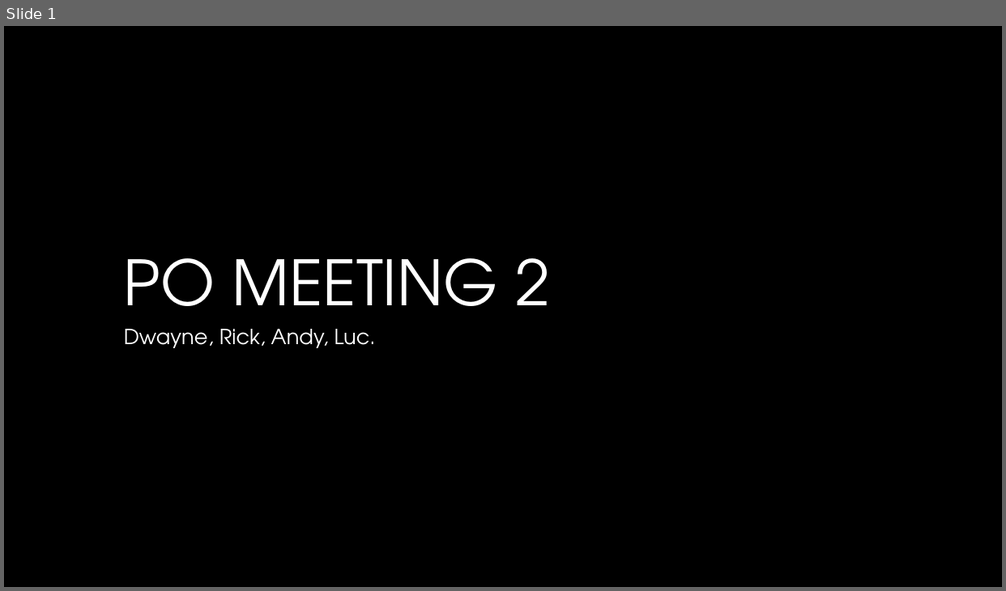
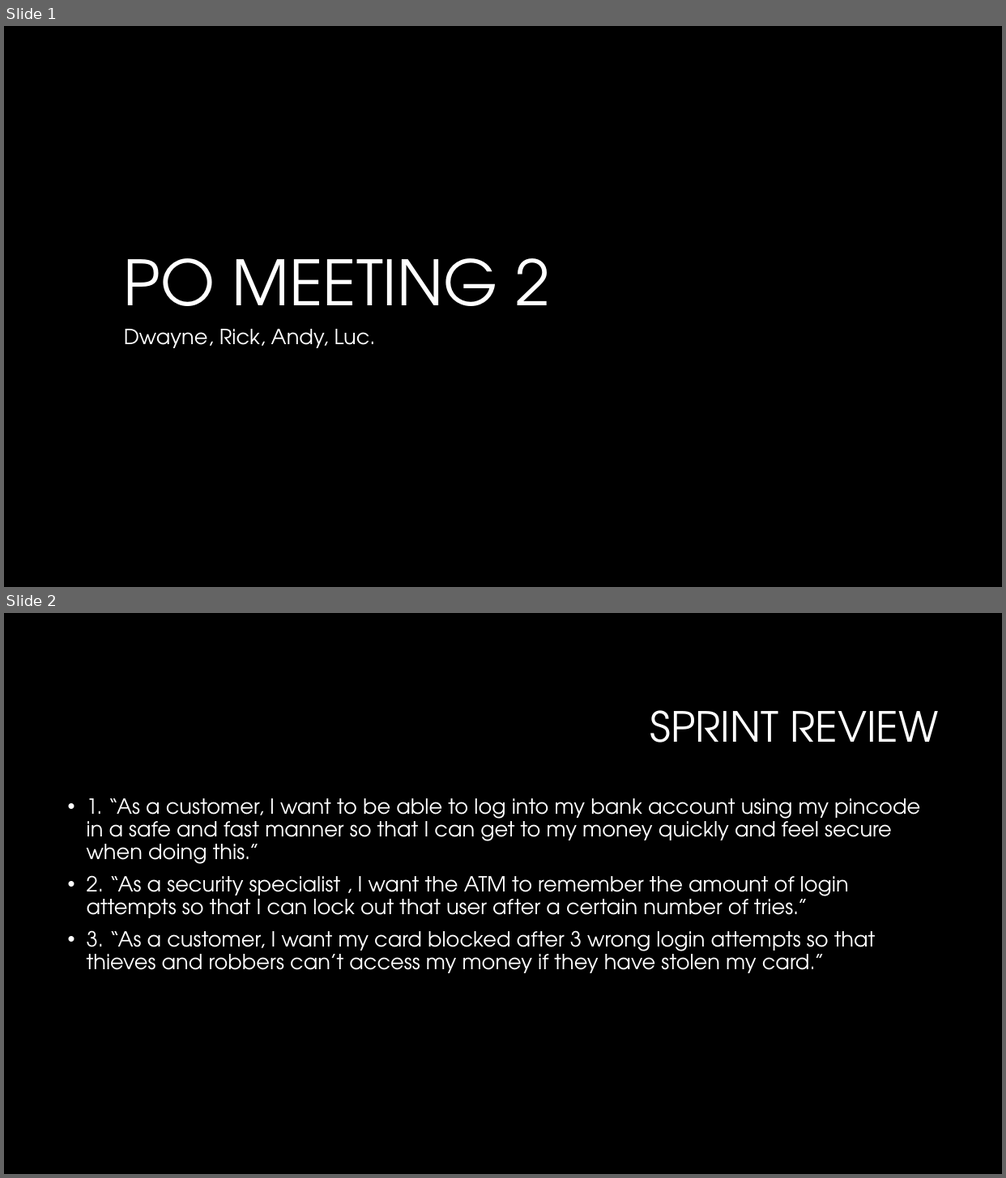
Before and after one commit to GitSloth/Project_Bank, a slide deck: Planning/PO Meeting 2.pptx. Shown one above the other, each under a label of ours: slide 1 before the commit, slides 1 and 2 after it. The pictures are 1006x591 and 1006x1178 pixels, drawn with LibreOffice and Linux fonts; fonts in the diff are those of the drawing; background and template pictures are left out. Boxes give left, top, right and bottom in pixels: in the first picture for what was removed or moved away, otherwise in the second. Text is boxed around its words. In the diff, an @@ line names an element or a change of style, - is before the commit and + after.

```diff
--- a/Planning/PO Meeting 2.pptx
+++ b/Planning/PO Meeting 2.pptx
@@ slide 2 added at box(4, 613, 1002, 1174), background #000000 @@
@@ title added at box(650, 710, 938, 743), 40 pt, text #FFFFFF @@
+SPRINT REVIEW
@@ text added at box(87, 798, 920, 973), 20 pt, text #FFFFFF @@
+• 1. “As a customer, I want to be able to log into my bank account using my pincode in a safe and fast manner so that I can get to my money quickly and feel secure when doing this.”
+• 2. “As a security specialist , I want the ATM to remember the amount of login attempts so that I can lock out that user after a certain number of tries.”
+• 3. “As a customer, I want my card blocked after 3 wrong login attempts so that thieves and robbers can’t access my money if they have stolen my card.”
```
Also in this commit, not shown: 3 slides changed, 1 other slide added, 1 slide removed, 1 other file.
